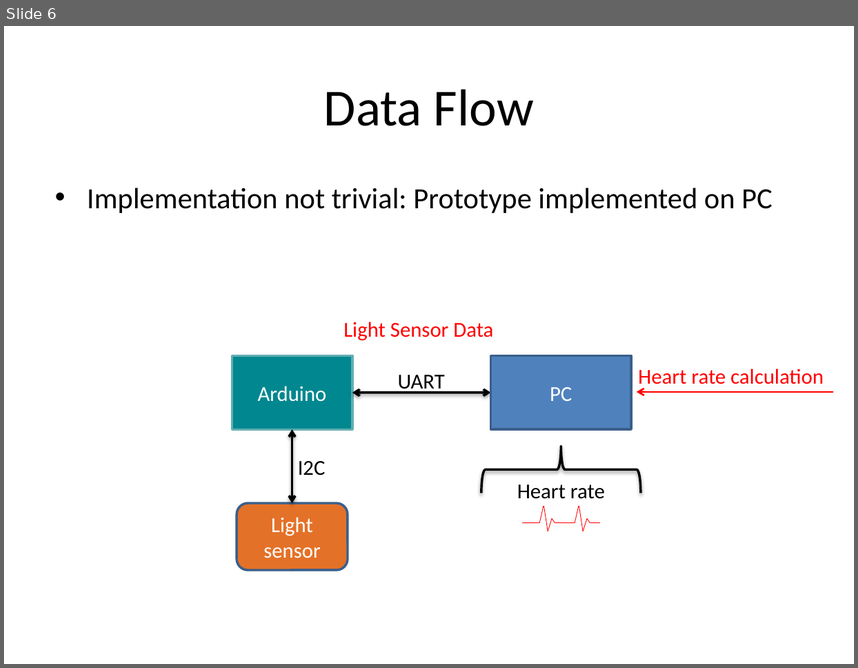
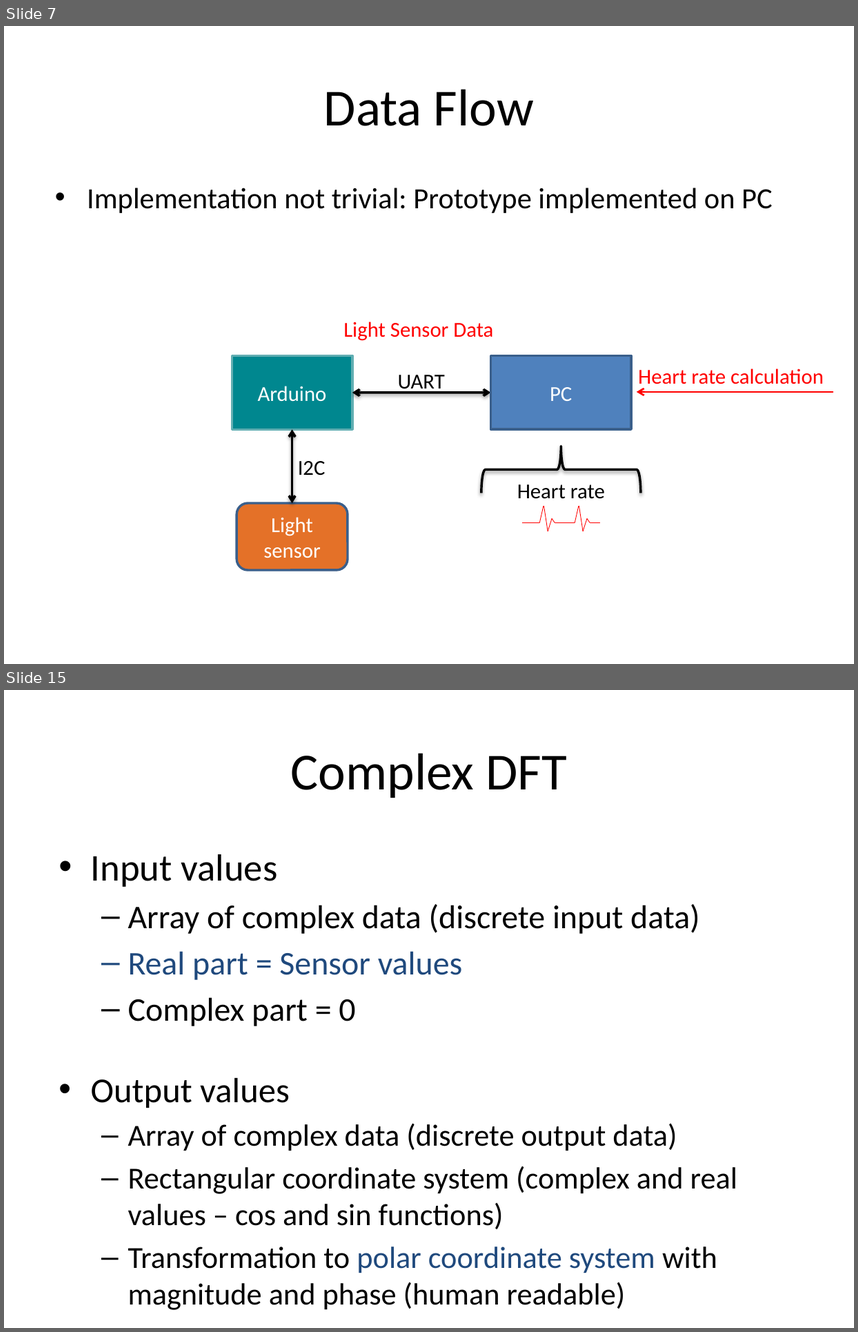
Before and after one commit to UbiquitousComputingSS14/Documentation, a slide deck: res/HeartRateMonitor.pptx. Shown one above the other, each under a label of ours: slide 6 before the commit, slides 7 and 15 after it; the slides between them are not shown. The pictures are 858x668 and 858x1332 pixels, drawn with LibreOffice and Linux fonts; fonts in the diff are those of the drawing. Boxes give left, top, right and bottom in pixels: in the first picture for what was removed or moved away, otherwise in the second. Text is boxed around its words. In the diff, an @@ line names an element or a change of style, - is before the commit and + after.

```diff
--- a/res/HeartRateMonitor.pptx
+++ b/res/HeartRateMonitor.pptx
@@ slide 15 added at (x1=4, y1=690, x2=854, y2=1328), background #FFFFFF @@
@@ title added at (x1=291, y1=753, x2=567, y2=798), 44 pt, text #000000 @@
+Complex DFT
@@ text added at (x1=91, y1=854, x2=700, y2=1026), 28 pt, text #000000 @@
+• Input values
+  – Array of complex data (discrete input data)
+  – Real part = Sensor values
+  – Complex part = 0
@@ text added at (x1=91, y1=1078, x2=737, y2=1310), 25.9 pt, text #000000 @@
+• Output values
+  – Array of complex data (discrete output data)
+  – Rectangular coordinate system (complex and real values – cos and sin functions)
+  – Transformation to polar coordinate system with magnitude and phase (human readable)
@@ what was slide 6 is now slide 7 @@
```
Also in this commit, not shown: 13 slides changed, 10 other slides added, 4 slides removed, 1 other file.
